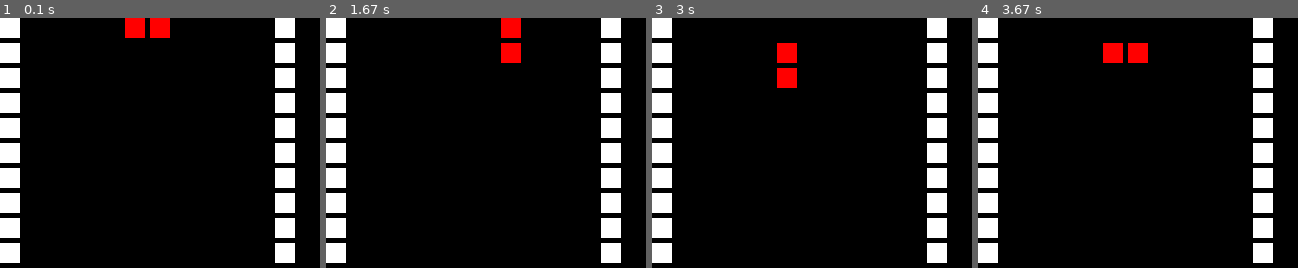
Above: before the commit, frames 1-4 (left to right).
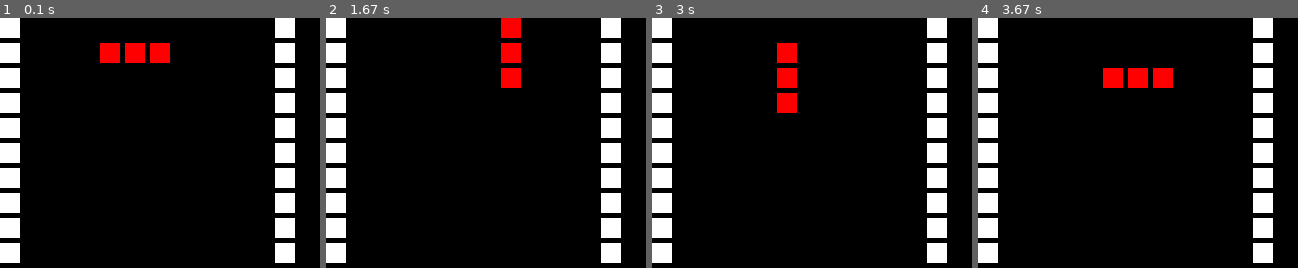
Above: after the commit, the same moments.

Repository: hunpo/pygame
Game: pygame game, started from tetris.py
The game is run twice, just before and just after one commit, with the same random seed, the same clock (stepped at 60 frames per second) and the same inputs.
Inputs:
- Up to frame 1 (0.1 s): no input
- Up to frame 2 (1.67 s): hold Right 0.33-0.8 s; hold Up 0.83-1.13 s; hold Right 1.17-1.63 s
- Up to frame 3 (3 s): hold Left 1.67-2.2 s; hold Down 2.23-2.53 s; hold Left 2.57-2.97 s
- Up to frame 4 (3.67 s): hold Up 3-3.37 s; hold Right from 3.4 s (still down)
The pictures show only the part of the screen within x 0-50%, y 0-50%; the shares and areas given below are measured in that part.

The runs differ from the first frame. In frame 1, 2.5% of the frame differs, in the area x 31-54%, y 0-18%; in frame 2, 0.5%; in frame 3, 0.5%; in frame 4, 2.5%.

Commit message:
三个正方形的俄罗斯方块

Diff:
--- a/tetris.py
+++ b/tetris.py
@@ -52,24 +52,22 @@
         col = col+1
     pg.display.update()
 
-def move(row,col,rotate):
-    row1,col1 = calculate_position(row,col,rotate)
+def move(row,col,rotate,category):
+    row1,col1,row2,col2 = calculate_position(row,col,rotate,category)
     print("row1",row1)
     print("col1",col1)
     draw_square(col,row,RED)
     draw_square(col1,row1,RED)
+    draw_square(col2,row2,RED)
     pg.display.update()
     draw_square(col,row,BLACK)   # 黑色是下一次循环更新
     draw_square(col1,row1,BLACK)
-
-
-def overlap(row,col,rotate):
-    row1,col1 = calculate_position(row,col,rotate)
-    print("row",row)
-    print("col",col)
-    print("row1",row1)
-    print("col1",col1)
-    if grid[row][col] == 1 or grid[row1][col1] == 1:
+    draw_square(col2,row2,BLACK)
+
+
+def overlap(row,col,rotate,category):
+    row1,col1,row2,col2= calculate_position(row,col,rotate,category)
+    if grid[row][col] == 1 or grid[row1][col1] == 1 or grid[row2][col2] == 1:
        return 1
     else:
        return 0
@@ -104,13 +102,12 @@
             drop_down(row)  # 上面的都落下来
         row+=1
 
-def heap_up_erase(row,col,rotate):
-    row1,col1 = calculate_position(row,col,rotate)
+def heap_up_erase(row,col,rotate,category):
+    row1,col1,row2,col2 = calculate_position(row,col,rotate,category)
     heap_up(row, col)
     heap_up(row1, col1)
+    heap_up(row2, col2)
     erase_row()
-
-
 
 
 def drop_down(row):
@@ -126,23 +123,61 @@
             col+=1
         row -=1
 
-def calculate_position(row,col,rotate):
+def calculate_position(row,col,rotate,category):
     row1 = row
     col1 = col
-    if rotate%4 == 0:
-       col1= col+1
-    if rotate%4 == 1:
-        row1 =row+1
-    if rotate%4==2:
-        col1=col-1
-    if rotate%4 ==3:
-        row1=row-1
-    return row1,col1
+    row2 = row
+    col2 = col
+    if category == 0 :
+        if rotate%4 == 0:
+           row1 =row
+           col1= col-1
+           row2 = row
+           col2= col+ 1
+        if rotate%4 == 1:
+            row1 = row -1
+            col1= col
+            row2 = row+1
+            col2= col
+        if rotate%4==2:
+            row1 = row
+            col1= col+1
+            row2 = row
+            col2= col- 1
+        if rotate%4 ==3:
+            row1 = row +1
+            col1= col
+            row2 = row-1
+            col2= col
+        return row1,col1,row2,col2
+    if category == 1 :
+        if rotate%4 == 0:
+           row1 =row-1
+           col1= col
+           row2 = row
+           col2= col+ 1
+        if rotate%4 == 1:
+            row1 = row
+            col1= col+ 1
+            row2 = row+1
+            col2= col
+        if rotate%4==2:
+            row1 = row +1
+            col1= col
+            row2 = row
+            col2= col- 1
+        if rotate%4 ==3:
+            row1 = row
+            col1= col-1
+            row2 = row-1
+            col2= col
+        return row1,col1,row2,col2
 
 def fall():
     rotate = 0
-    row = 0     # 代表行从0开始第5个格子
+    row = 1     # 代表行从0开始第5个格子
     col = 5  # 代表列  从0开始第5列格子
+    category = 0  # 旋转的种类
     fall_number = 0
     while 1:
         horizontal_distance = 0
@@ -176,8 +211,6 @@
                     horizontal_distance   += 1
                 if moving == "up":
                     rotate_distance += 1
-        print("horizontal_distance",horizontal_distance)
-        print("rotate_distance",rotate_distance)
         fall_number += 1
         if fall_number ==150:
             vertical_distance = 1
@@ -185,18 +218,19 @@
         col = col + horizontal_distance
         row = row + vertical_distance
         rotate = rotate +rotate_distance
-        if overlap(row,col,rotate):   #
+        if overlap(row,col,rotate,category):   #
             col = col - horizontal_distance
             row = row - vertical_distance
             rotate = rotate - rotate_distance
             if vertical_distance>0 and horizontal_distance ==0: # If 重叠 Then 堆积
-                heap_up_erase(row, col,rotate)
+                heap_up_erase(row, col,rotate,category)
                 rotate = 0
                 row = 0
                 col = 5
+                category = 1-category
         print("row",row)
         print("col",col)
-        move(row,col,rotate)
+        move(row,col,rotate,category)
 
 
 
